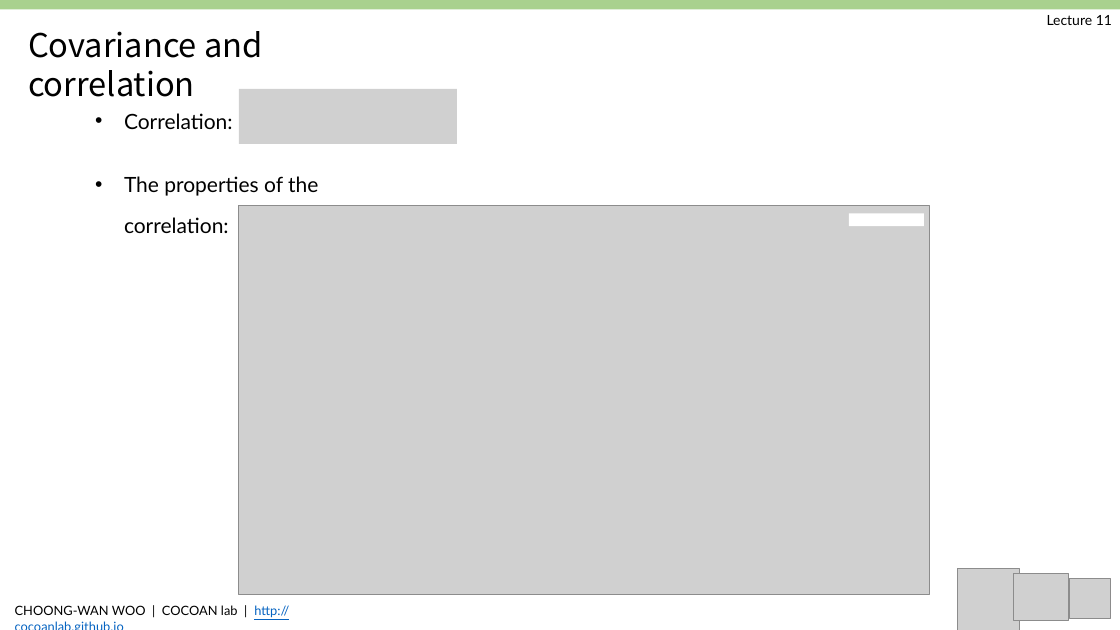
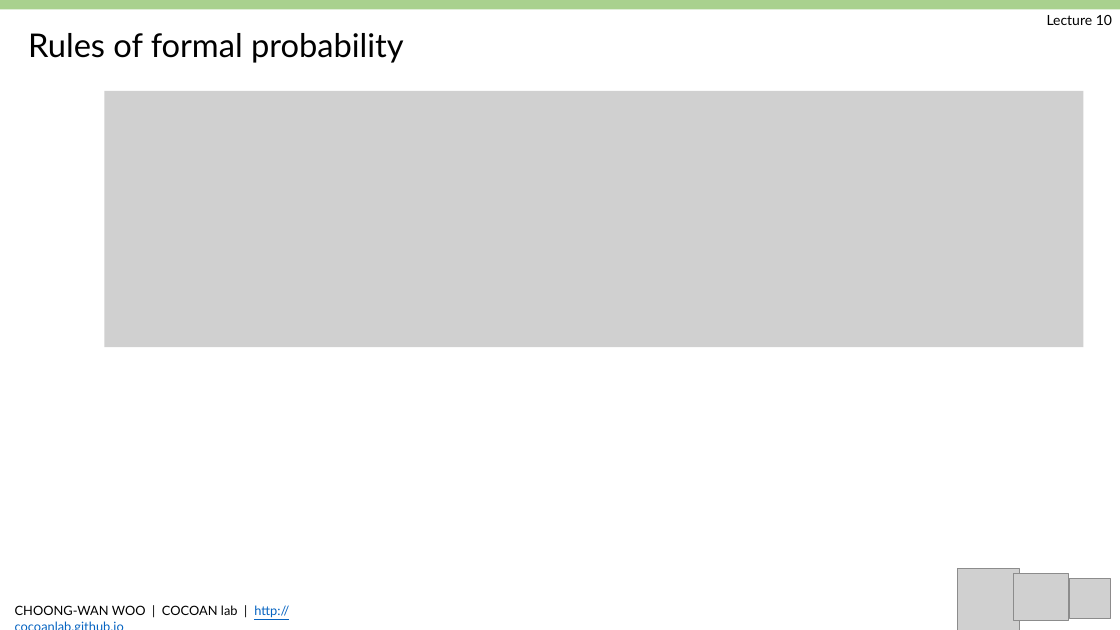
Before and after one commit to jun-hyeok/GBE3037-41_BME-Probability-and-Stability_2019Spring, a slide deck: slide 6 of slides/Woo_GBE3037_L10.pptx (slide 9 before the commit). Drawn at 1120x630 pixels with LibreOffice and Linux fonts; fonts in the diff are those of the drawing; grey boxes stand for pictures. Boxes give left, top, right and bottom in pixels: in the first picture for what was removed or moved away, otherwise in the second. Text is boxed around its words. In the diff, an @@ line names an element or a change of style, - is before the commit and + after.

```diff
--- a/slides/Woo_GBE3037_L10.pptx
+++ b/slides/Woo_GBE3037_L10.pptx
@@ text at bbox=[1047, 15, 1112, 25]: text changed @@
-Lecture 11
+Lecture 10
@@ text at bbox=[28, 33, 404, 63]: text changed; font Noto Sans CJK KR to Lato @@
-Covariance and correlation
+Rules of formal probability
@@ picture removed at bbox=[239, 89, 457, 145] @@
@@ picture added at bbox=[104, 91, 1084, 347] @@
@@ text removed at bbox=[124, 113, 318, 233] @@
-• Correlation:
-• The properties of the correlation:
@@ picture removed at bbox=[239, 206, 929, 595] @@
@@ rectangle removed at bbox=[849, 213, 924, 226] @@
```
Also in this commit, not shown: 7 other slides changed, 7 slides added, 2 slides removed, 2 other files.
